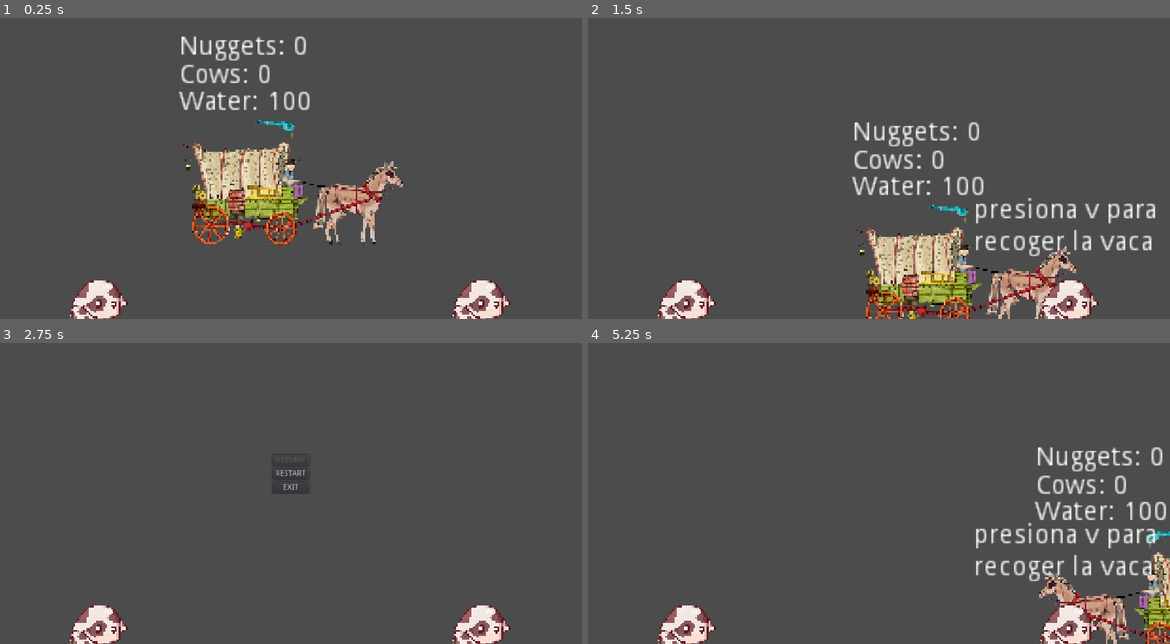
Above: before the commit, frames 1-4 (two rows, left to right).
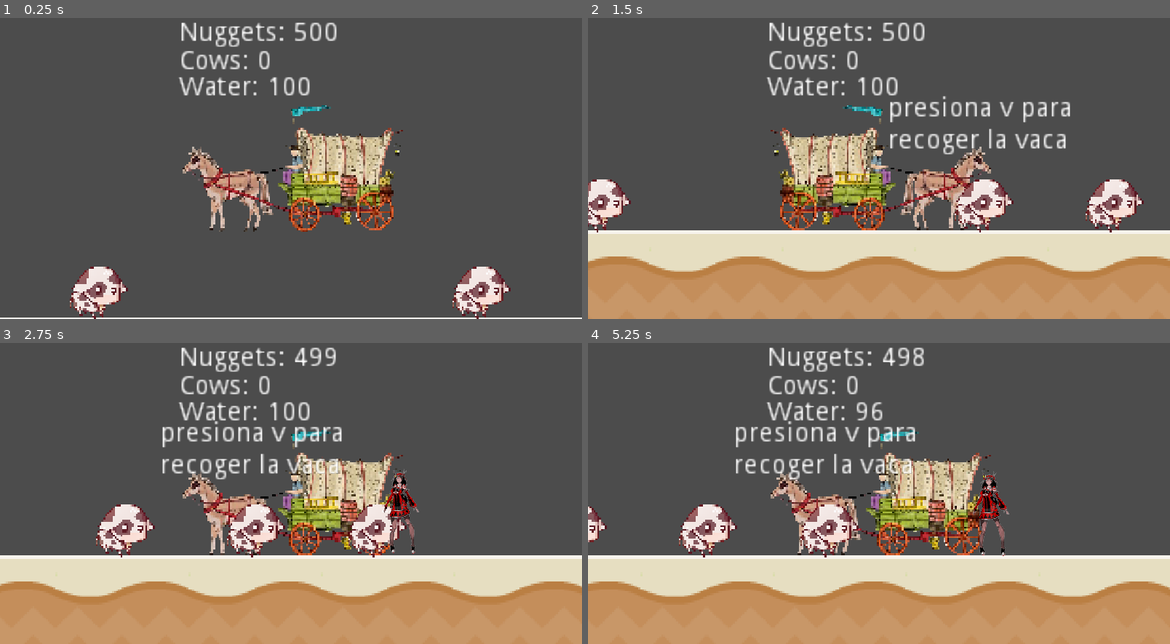
Above: after the commit, the same moments.

Repository: Asdaois/west-cow-builder
Game: Godot game, scene res://Main.tscn
Two runs of this game, one before a commit and one after it. Both use one fixed random seed, a clock stepped at 60 frames per second and the inputs below.
Inputs (mouse positions are in pixels of both pictures, inside the frame that each line leads up to):
- Up to frame 1 (0.25 s): no input
- Up to frame 2 (1.5 s): hold Right (ui_right) from 0.53 s (still down); tap V at 1.25 s
- Up to frame 3 (2.75 s): tap V at 2 s; release Right (ui_right) at 2.03 s; hold Left (ui_left) from 2.03 s (still down)
- Up to frame 4 (5.25 s): release Left (ui_left) at 2.75 s; click (879, 472) at 2.75 s, where only the run before the commit has a clickable "RESTART"; tap V at 3.5, 4.25, 5 s; hold Right (ui_right) 3.53-5.03 s; hold Left (ui_left) from 5.03 s (still down)

The runs differ from the first frame. In frame 1, 16% of the frame differs, in the area x 0-100%, y 1-100%; in frame 2, 43%; in frame 3, 42%; in frame 4, 44%.

Commit message:
Fix: The enemy locks up when colliding with the player

Diff:
--- a/game/Main.tscn
+++ b/game/Main.tscn
@@ -9,16 +9,16 @@
 
 [node name="Main" type="Node2D"]
 
-[node name="Camera" type="Camera2D" parent="."]
-position = Vector2( 216, -1 )
-current = true
-zoom = Vector2( 0.3, 0.3 )
-
 [node name="Base" parent="." instance=ExtResource( 4 )]
 position = Vector2( 997, 46 )
 
 [node name="Player" parent="." instance=ExtResource( 1 )]
 position = Vector2( 217, 6 )
+
+[node name="Camera" type="Camera2D" parent="Player"]
+position = Vector2( -1, -7 )
+current = true
+zoom = Vector2( 0.3, 0.3 )
 
 [node name="FloorGenerator" parent="." instance=ExtResource( 2 )]
 position = Vector2( 34.75, 130.75 )
--- a/game/enemy/Enemy.gd
+++ b/game/enemy/Enemy.gd
@@ -11,13 +11,15 @@
 export(float, 1, 2) var recoy_in_x : float = 1.5
 export(float, 0, 120) var recoy_in_y : float  = 60
 export(float, 0, 200) var rage_distance : float = 150
-export(int) var time_between_attacks : int = 1
+export(float) var time_between_attacks : int = 1.5
 # public - private variables
 var velocity := Vector2.ZERO
 var player : Player
 var _can_follow_player := true
 var _can_attack_player := true
-var collision : KinematicCollision2D
+var _collision : KinematicCollision2D
+var _is_player_overlapping := false
+var _direction_options := [Vector2.RIGHT, Vector2.LEFT]
 # on ready variables
 onready var attackCooldownTimer := $AtackCooldownTimer
 # built-in functions
@@ -79,29 +81,46 @@
 
 
 func _move_and_collide(delta : float):
-	collision = move_and_collide(velocity * delta)
+	_collision = move_and_collide(velocity * delta)
 
 
 func _is_collision_player() -> bool:
-	if collision:
-		if (collision.collider as Node2D).is_in_group("player"):
+	if _collision:
+		if (_collision.collider as Node2D).is_in_group("player"):
 			return true
 	return false
 
 
 func _attack_player() -> void:
-	_do_attack_move()
+	_disable_collision_with_player()
 	player.receive_damage(1)
 	_can_follow_player = false
 	_can_attack_player = false
 	attackCooldownTimer.start()
+	_do_attack_move()
 
 
 func _do_attack_move() -> void:
 	velocity.y = -60 - rand_range(0, recoy_in_y)
 	velocity.x += velocity.x / 4
-	velocity = velocity.bounce(collision.normal) * rand_range(1, recoy_in_x)
+	if not _is_player_overlapping:
+		velocity = _calculate_bounce(_collision.normal)
+	else:
+		_direction_options.shuffle()
+		velocity = _calculate_bounce(_direction_options[0], 2)
+		velocity.y = -10
 
+func _calculate_bounce(direction: Vector2, multiplier = 1) -> Vector2:
+	 return velocity.bounce(direction) * (rand_range(1, recoy_in_x) * multiplier)
+
+func _disable_collision_with_player() -> void:
+	set_collision_mask_bit(0, false)
+	pass
+
+func _enable_collision_with_player() -> void:
+	if _is_player_overlapping:
+		return
+	set_collision_mask_bit(0, true)
 # signals handlers
 
 
@@ -113,9 +132,23 @@
 
 func _on_AtackCooldownTimer_timeout() -> void:
 	_can_attack_player = true
+	_enable_collision_with_player()
+	if _is_player_overlapping:
+		_attack_player()
 
 
 func _on_player_died() -> void:
 	_can_attack_player = false
 	_can_follow_player = false
 	player = null
+
+
+func _on_PlayerInAttackRange_body_entered(body: Node) -> void:
+	if body.is_in_group("player"):
+		_is_player_overlapping = true
+
+
+func _on_PlayerInAttackRange_body_exited(body: Node) -> void:
+	if body.is_in_group("player"):
+		_is_player_overlapping = false
+		_enable_collision_with_player()
--- a/game/enemy/Enemy.tscn
+++ b/game/enemy/Enemy.tscn
@@ -34,5 +34,14 @@
 [node name="CollisionShape2D" type="CollisionShape2D" parent="DetectionRange"]
 shape = SubResource( 2 )
 
+[node name="PlayerInAttackRange" type="Area2D" parent="."]
+collision_layer = 0
+
+[node name="CollisionShape2D" type="CollisionShape2D" parent="PlayerInAttackRange"]
+position = Vector2( 0, 12 )
+shape = SubResource( 1 )
+
 [connection signal="timeout" from="AtackCooldownTimer" to="." method="_on_AtackCooldownTimer_timeout"]
 [connection signal="body_entered" from="DetectionRange" to="." method="_on_DetectionRange_body_entered"]
+[connection signal="body_entered" from="PlayerInAttackRange" to="." method="_on_PlayerInAttackRange_body_entered"]
+[connection signal="body_exited" from="PlayerInAttackRange" to="." method="_on_PlayerInAttackRange_body_exited"]
--- a/game/player/Player.gd
+++ b/game/player/Player.gd
@@ -32,6 +32,8 @@
 	(nuggets as ItemResource).connect('quantity_emptied', self, "_game_over")
 	(cows as ItemResource).connect("quantity_changed", self, "_get_cow")
 	(water as ItemResource).connect("quantity_changed", self, "_get_water")
+	# TODO: Delete this for test
+	(nuggets as ItemResource).quantity += 500
 
 func _physics_process(delta) -> void:
 	_move_state(delta)
--- a/game/player/Player.tscn
+++ b/game/player/Player.tscn
@@ -7,7 +7,7 @@
 [ext_resource path="res://data/player_stats/Nugget.tres" type="Resource" id=5]
 
 [sub_resource type="RectangleShape2D" id=1]
-extents = Vector2( 45, 10 )
+extents = Vector2( 45, 25 )
 
 [sub_resource type="Animation" id=2]
 resource_name = "WalkLeft"
@@ -73,7 +73,7 @@
 [node name="Player" type="KinematicBody2D" groups=[
 "player",
 ]]
-collision_mask = 14
+collision_mask = 10
 script = ExtResource( 1 )
 cows = ExtResource( 3 )
 nuggets = ExtResource( 5 )
@@ -81,10 +81,9 @@
 
 [node name="Sprite" type="Sprite" parent="."]
 texture = ExtResource( 2 )
-flip_h = true
 
 [node name="CollisionShape2D" type="CollisionShape2D" parent="."]
-position = Vector2( 0, 27 )
+position = Vector2( 0, 11 )
 shape = SubResource( 1 )
 
 [node name="AnimationPlayer" type="AnimationPlayer" parent="."]
@@ -92,7 +91,7 @@
 anims/WalkRight = SubResource( 3 )
 
 [node name="PlayerArea" type="Area2D" parent="."]
-position = Vector2( 38, 24 )
+position = Vector2( -38, 24 )
 collision_layer = 0
 collision_mask = 2
 __meta__ = {
